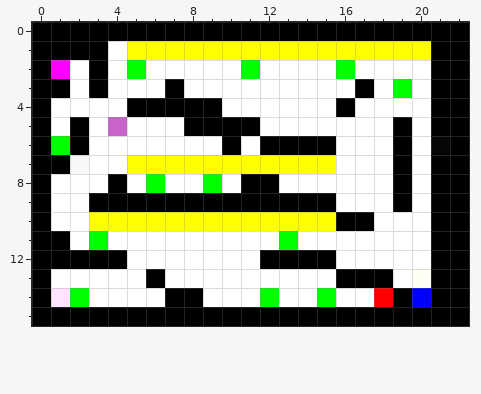
Edited in one commit: pixel-art sprite (resources/level7.png). The first picture shows the starting point.
The file is 23x16 pixels. Colours within 5 levels of each other are drawn and written as one.
New version:
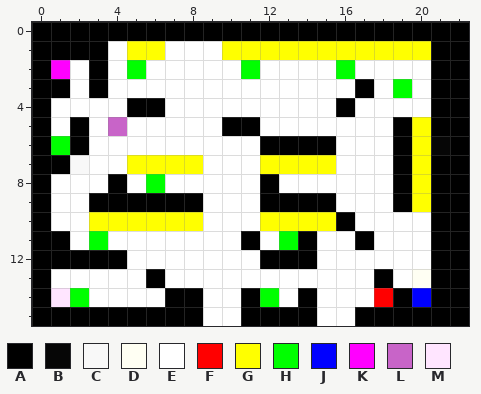
Palette (. is transparent): A #000000  B #060606  C #f8f8f8  D #fffff3  E #ffffff  F #ff0000  G #ffff00  H #00ff00  J #0000ff  K #ff00ff  L #c864c8  M #ffe5ff
What changed:
y 1: x 7..9 GGG -> EEE
y 3: x 7 A -> E
y 4: x 7..9 AAA -> EEE
y 5: x 8..9 AA -> EE; x 20 E -> G
y 6: x 10 A -> E; x 20 E -> G
y 7: x 9..11 GGG -> EEE; x 20 E -> G
y 8: x 9 H -> E; x 11 A -> E; x 20 E -> G
y 9: x 9..11 AAA -> EEE; x 20 E -> G
y 10: x 9..11 GGG -> EEE; x 17 A -> E
y 11: x 11 E -> A; x 14 E -> A; x 17 E -> A
y 12: x 15 A -> E
y 13: x 16..17 AA -> EE
y 14: x 11 E -> A; x 14..15 EH -> AE
y 15: x 9..10 AA -> EE; x 15..16 AA -> EE
Pixel boxes of the changes (left, top, right, bottom) in both pictures:
changed: (165, 41, 431, 326)
